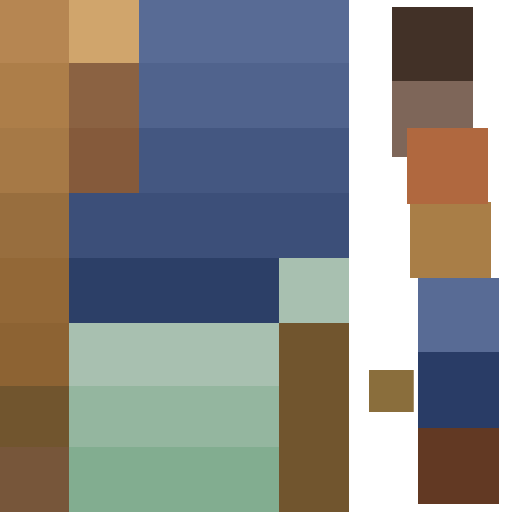
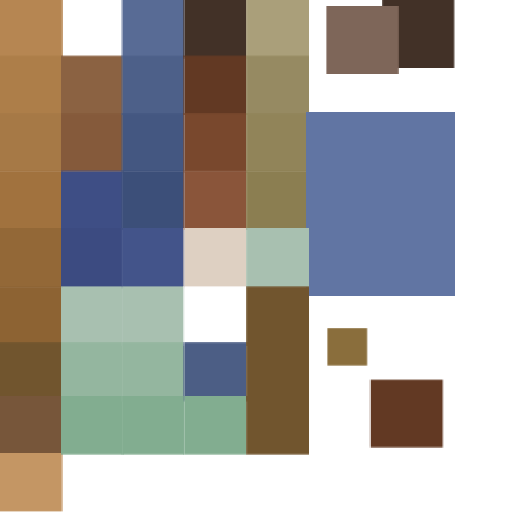
Two versions of the same layered image (512 x 512). Layer-by-layer changes:
painted on "Layer 1 copy 5" over [369, 379, 499, 504]
painted on "Layer 1 copy 8" over [326, 6, 473, 157]
painted on "Layer 1 copy 47" over [246, 396, 349, 512]
painted on "Layer 1 copy 46" over [246, 342, 349, 452]
painted on "Layer 1 copy 45" over [246, 286, 349, 389]
painted on "Layer 1 copy 44" over [246, 228, 349, 324]
renamed "Layer 1 copy 4" to "Screenshot 2026-04-10 161444", hid it, opacity 100% → 44%, moved it above "Layer 4", painted on it over [344, 98, 499, 428]
added layer "Layer 3" above "Layer 5" over [312, 120, 452, 288]
added layer "Layer 5" above "Layer 1 copy 43" over [306, 112, 455, 296]
painted on "Layer 1 copy 43" over [246, 170, 349, 259]
painted on "Layer 1 copy 42" over [246, 113, 349, 194]
painted on "Layer 1 copy 39" over [183, 396, 279, 512]
painted on "Layer 1 copy 38" over [183, 342, 279, 452]
painted on "Layer 1 copy 37" over [183, 286, 279, 389]
painted on "Layer 1 copy 36" over [183, 228, 279, 324]
painted on "Layer 1 copy 35" over [183, 170, 279, 259]
painted on "Layer 1 copy 31" over [121, 396, 209, 512]
painted on "Layer 1 copy 30" over [121, 342, 209, 452]
painted on "Layer 1 copy 29" over [121, 286, 209, 389]
painted on "Layer 1 copy 28" over [121, 228, 209, 324]
painted on "Layer 1 copy 23" over [61, 396, 139, 512]
painted on "Layer 1 copy 22" over [61, 342, 139, 452]
painted on "Layer 1 copy 16" over [0, 0, 139, 512]
painted on "Layer 1 copy 15" over [0, 396, 70, 512]
…and 26 more changes (23 painted, 3 removed)
